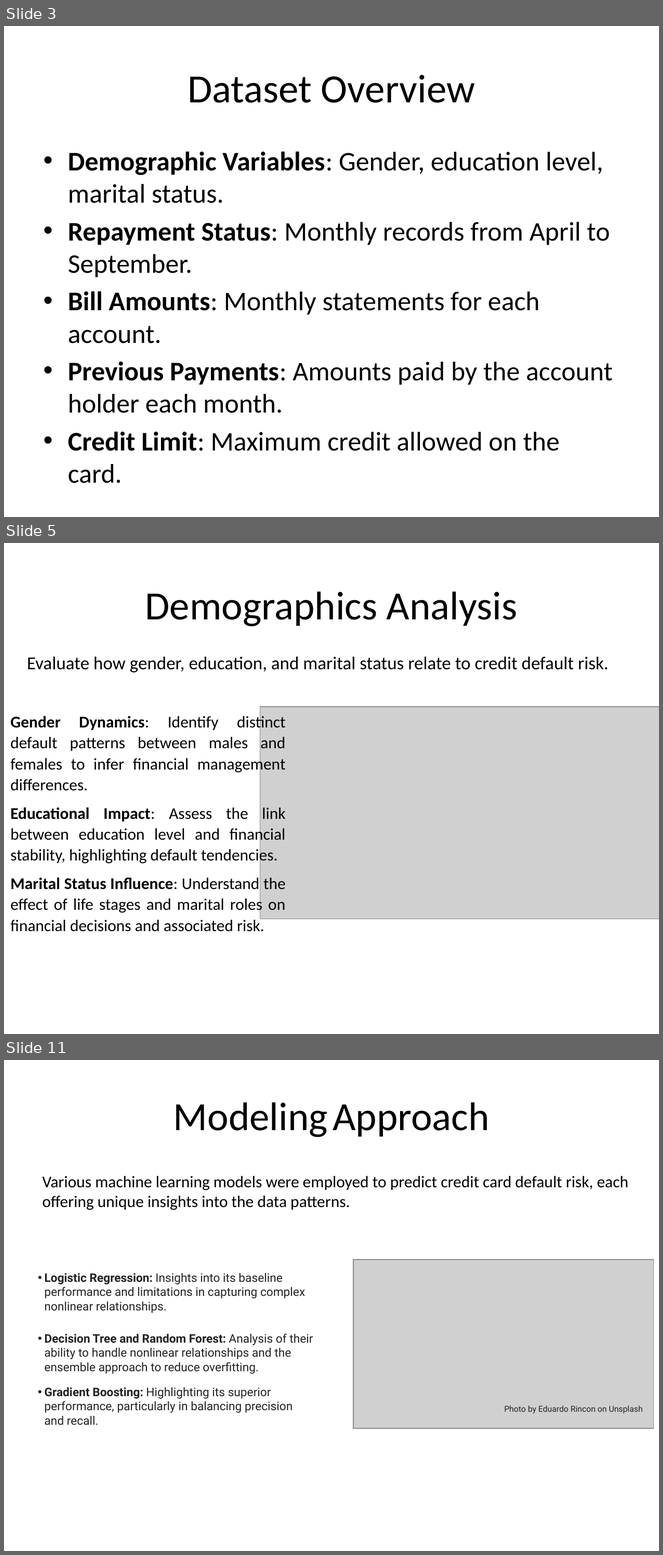
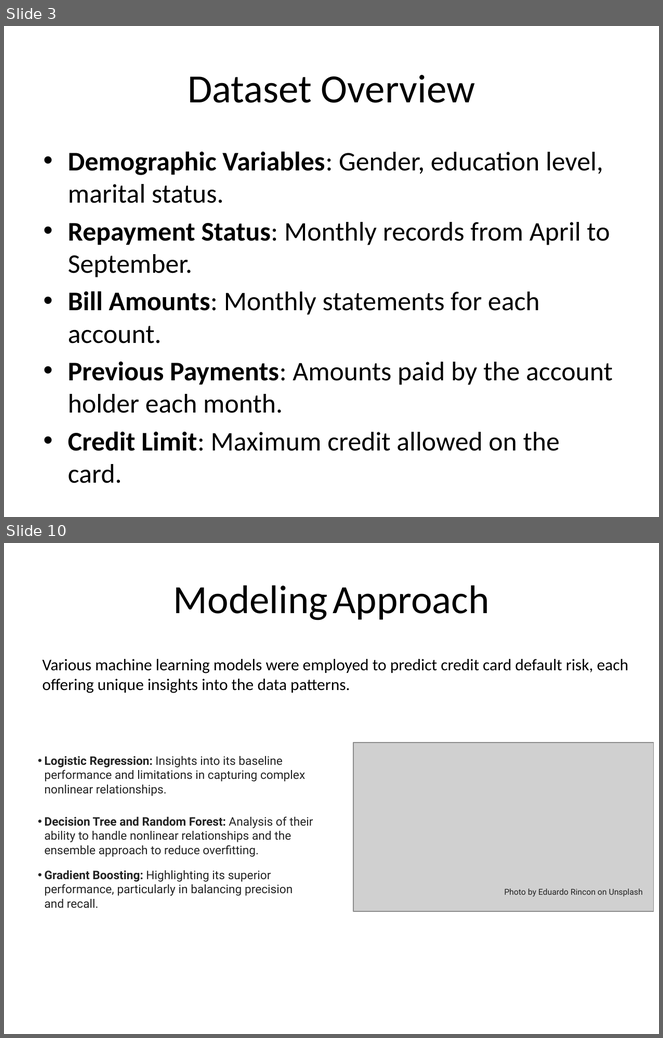
Before and after one commit to leoadkn/Springboard-Capstone-2, a slide deck: Report/Final Presentation.pptx. Shown one above the other, each under a label of ours: slides 3, 5 and 11 before the commit, slides 3 and 10 after it; the slides between them are not shown. The pictures are 663x1555 and 663x1038 pixels, drawn with LibreOffice and Linux fonts; fonts in the diff are those of the drawing; grey boxes stand for pictures. Boxes give left, top, right and bottom in pixels: in the first picture for what was removed or moved away, otherwise in the second. Text is boxed around its words. In the diff, an @@ line names an element or a change of style, - is before the commit and + after.

```diff
--- a/Report/Final Presentation.pptx
+++ b/Report/Final Presentation.pptx
@@ slide 5 removed at box(4, 543, 659, 1034), background #FFFFFF @@
@@ title removed at box(145, 591, 517, 627) @@
-Demographics Analysis
@@ text removed at box(27, 656, 609, 672) @@
-Evaluate how gender, education, and marital status relate to credit default risk.
@@ text removed at box(10, 714, 286, 932) @@
-Gender Dynamics: Identify distinct default patterns between males and females to infer financial management differences.
-Educational Impact: Assess the link between education level and financial stability, highlighting default tendencies.
-Marital Status Influence: Understand the effect of life stages and marital roles on financial decisions and associated risk.
@@ picture removed at box(260, 707, 659, 919) @@
@@ what was slide 11 is now slide 10 @@
```
Also in this commit, not shown: 6 slides changed, 2 slides added, 2 other slides removed.
